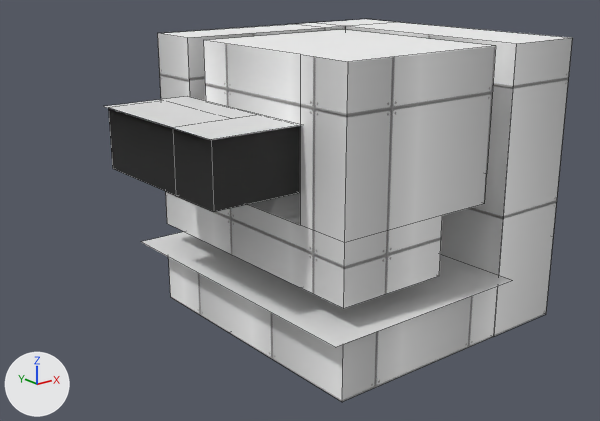
The Blender file Program/Ψ/Data/StageMap/Area1/Area1.blend as it was, and as the next commit left it.
Camera for both pictures: a 50 mm lens placed at (-39.3, -42.6, 25.6), pointed at (-5.6, -0.5, 8.7). The lights are fixed; the arrows at lower left show +X, +Y and +Z. Mesh edges are drawn as thin lines.
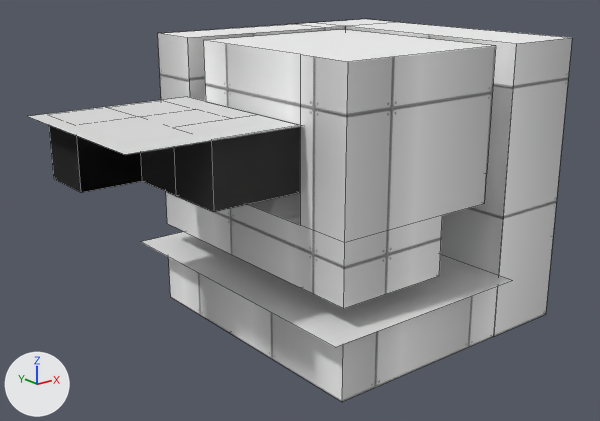
Where the change shows, as pixel boxes (x1, y1, x2, y2) in the pictures (600 x 421 px):
'Grid.001', reshaped (16% wider): before (103, 19, 573, 402); after (27, 19, 573, 402)
part 1 of me_grid_001, built on: before (103, 96, 301, 196); after (27, 97, 303, 196)

Edits to the bpy script that builds the scene:
```text
Change me_grid_001:
    used by ob_grid_001; location = (0.0, 0.0, 0.0)
    remove me_grid_001.from_pydata(...)  # 118 vertices, 79 faces, 3 loose edges; spans x -16.2..10.0, y -11.2..11.2, z 0.0..20.0
    add me_grid_001.from_pydata(...)  # 126 vertices, 87 faces, 3 loose edges; spans x -21.3..10.0, y -11.2..11.2, z 0.0..20.0
    me_grid_001 part 1
    4 faces are deleted
    4 vertices move from x -16.2..-10.0, y -6.3..6.3, z 16.1 to x -21.3..-10.1, y -6.5..6.1, z 16.1
    8 vertices are added at x -20.0..-12.0, y 2.0..6.0, z 12.0..16.0
    6 new faces join them, mat_inwall
    6 new faces join them, mat_ground (white #ffffff)
    remove me_grid_001.materials.append(mat_dark)  # black #3c3c3c
```
